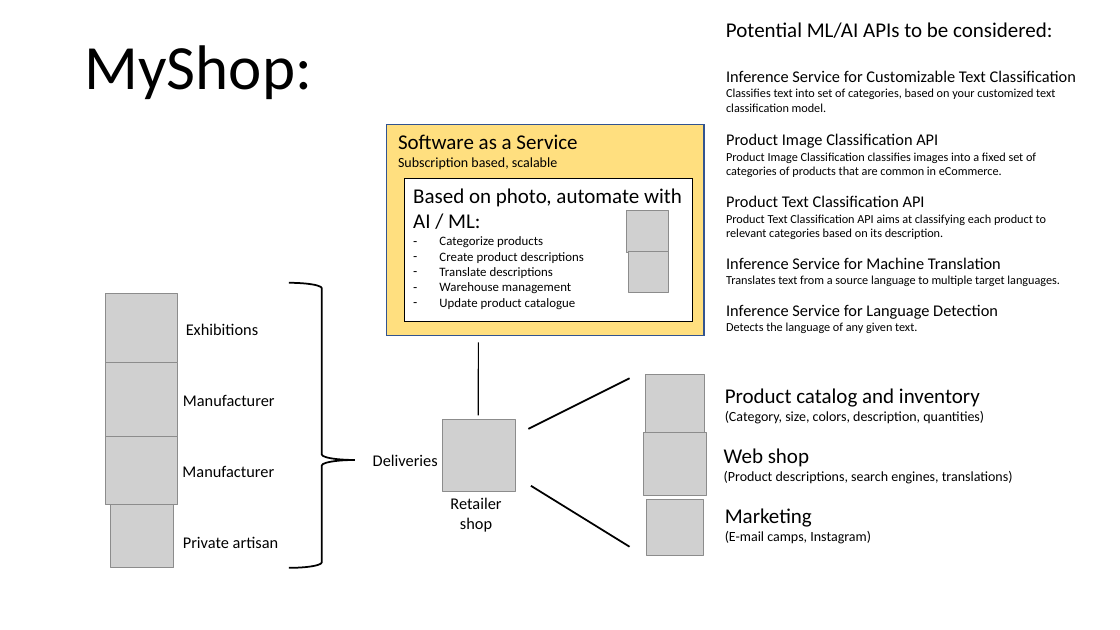
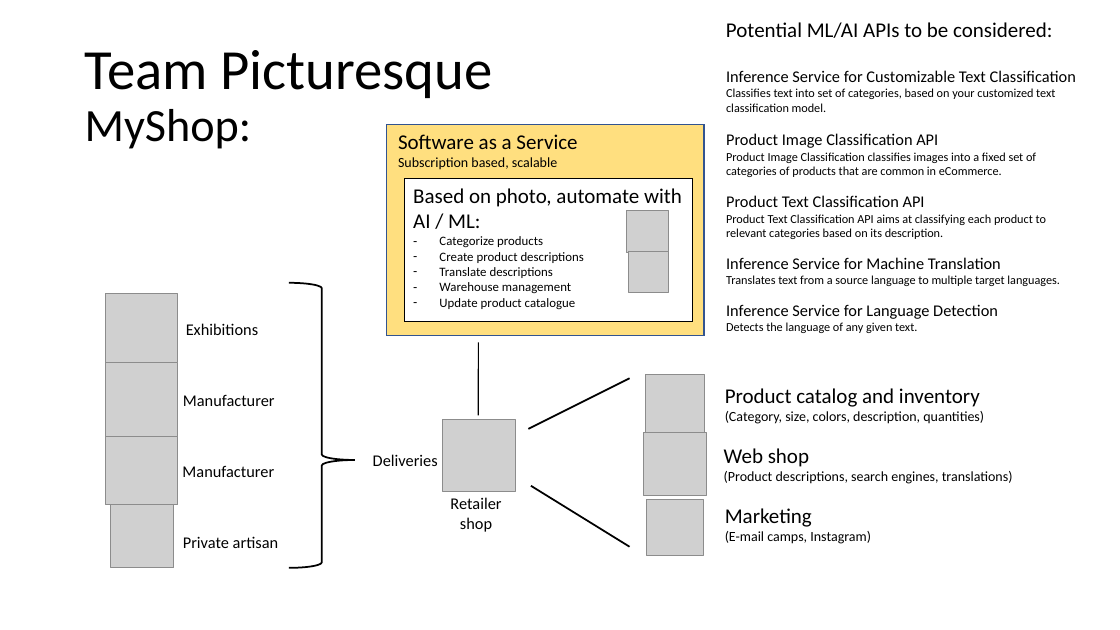
Before and after one commit to joeybronner/ml-hackathon-copenhagen-2019, a slide deck: slide 2 of Teams/MyShop/MyShop.pptx. Drawn at 1120x630 pixels with LibreOffice and Linux fonts; fonts in the diff are those of the drawing; grey boxes stand for pictures. Boxes give left, top, right and bottom in pixels: in the first picture for what was removed or moved away, otherwise in the second. Text is boxed around its words. In the diff, an @@ line names an element or a change of style, - is before the commit and + after.

```diff
--- a/Teams/MyShop/MyShop.pptx
+++ b/Teams/MyShop/MyShop.pptx
@@ title removed at box(85, 45, 312, 99) @@
-MyShop:
@@ text added at box(85, 50, 493, 149), 48.6 pt, text #000000 @@
+Team Picturesque
+MyShop:
```
Also in this commit, not shown: 1 other slide changed.
